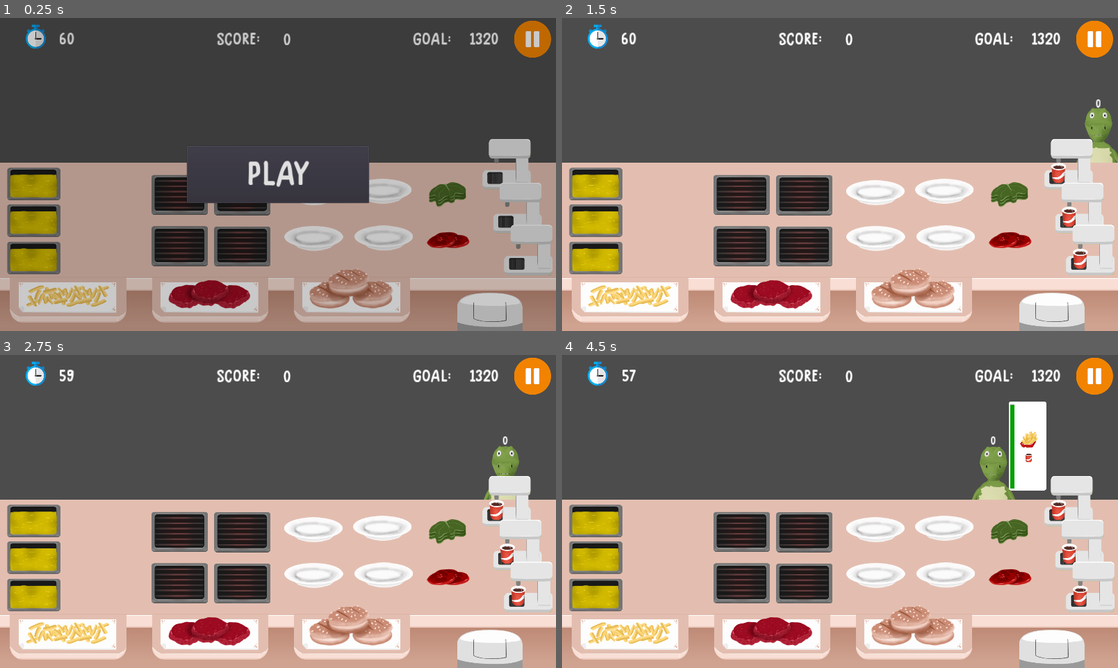
Above: before the commit, frames 1-4 (two rows, left to right).
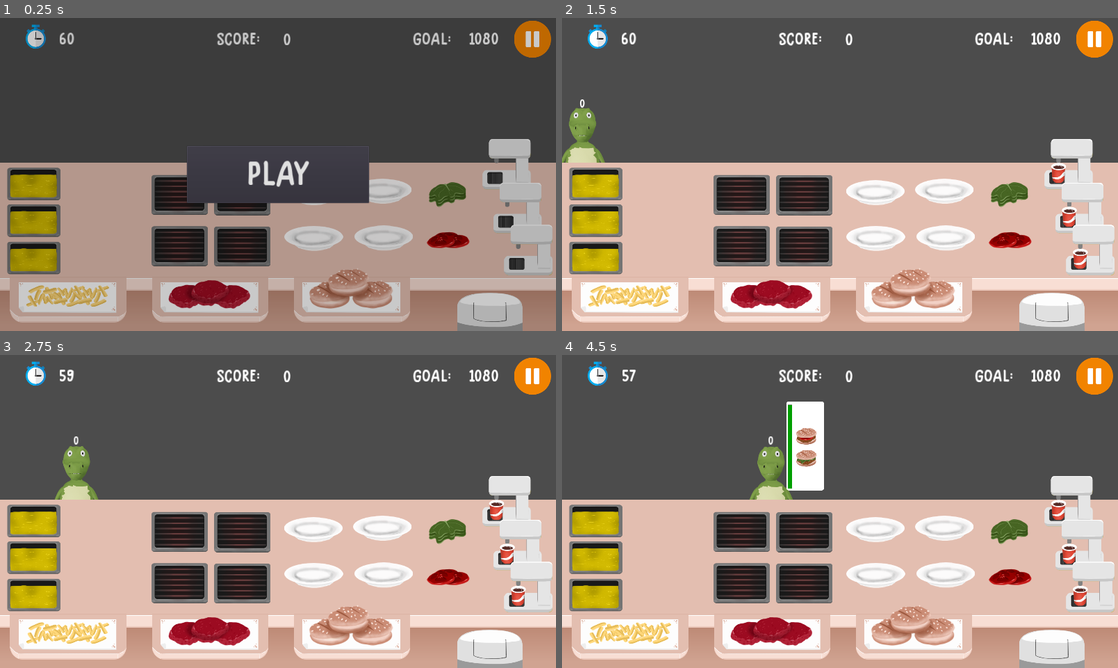
Above: after the commit, the same moments.

Repository: samuelpedrajas/MyVeganRestaurant
Game: Godot game, scene res://Scenes/Kitchen.tscn
Same seed, same stepped clock (60 frames per second), same inputs: the game is played once before the commit and once after it.
Inputs (mouse positions are in pixels of both pictures, inside the frame that each line leads up to):
- Up to frame 1 (0.25 s): no input
- Up to frame 2 (1.5 s): click "PLAY" at 0.5 s; click (1095, 39) at 1.25 s
- Up to frame 3 (2.75 s): tap Enter at 2 s
- Up to frame 4 (4.5 s): no input

The runs differ from the first frame. In frame 1, less than 0.1% of the frame differs, in the area x 84-89%, y 4-9%; in frame 2, 1.6%; in frame 3, 1.4%; in frame 4, 5.5%, in the area x 33-90%, y 4-47%.

Commit message:
improvements

Diff:
--- a/Scenes/Kitchen.tscn
+++ b/Scenes/Kitchen.tscn
@@ -31,15 +31,17 @@
 
 var max_time = 60
 
+# clients
 var max_arrival_time = 3.0
-var average_time_for_client = 5.0
+var average_time_for_client = 6.0
 var average_reward_for_client = 120.0
-var seconds_gained_on_delivery = 2.0 * average_time_for_client
 var patience = 6.0 * average_time_for_client
-
+var seconds_gained_on_delivery = patience * 0.20
+
+# variability
 var base_variability = 0.5
-var added_variability = 1.5
-var added_variability_percentage = 0.4
+var added_variability = 3.0
+var added_variability_percentage = 0.60
 var maximums = [0.0, 1.0]
 
 var prices = {
--- a/Scripts/ClientArea.gd
+++ b/Scripts/ClientArea.gd
@@ -173,9 +173,11 @@
 	if clients_per_maximum > 0:
 		for maximum in maximums:
 			max_start.append(
-				max(min(floor(
-					(maximum * timeout_seconds.size()) - (clients_per_maximum / 2.0)
-				), usable_time), 1)
+				max(
+					round(
+						maximum * timeout_seconds.size() - clients_per_maximum
+					), 0
+				) + 1
 			)
 
 	print("MAXIMUM START: %s" % [max_start])
@@ -189,6 +191,7 @@
 	if total_fastests > 0:
 		fastests = timeout_seconds.slice(0, total_fastests - 1)
 		rest = timeout_seconds.slice(total_fastests, timeout_seconds.size())
+		fastests.shuffle()
 	else:
 		fastests = []
 		rest = timeout_seconds
